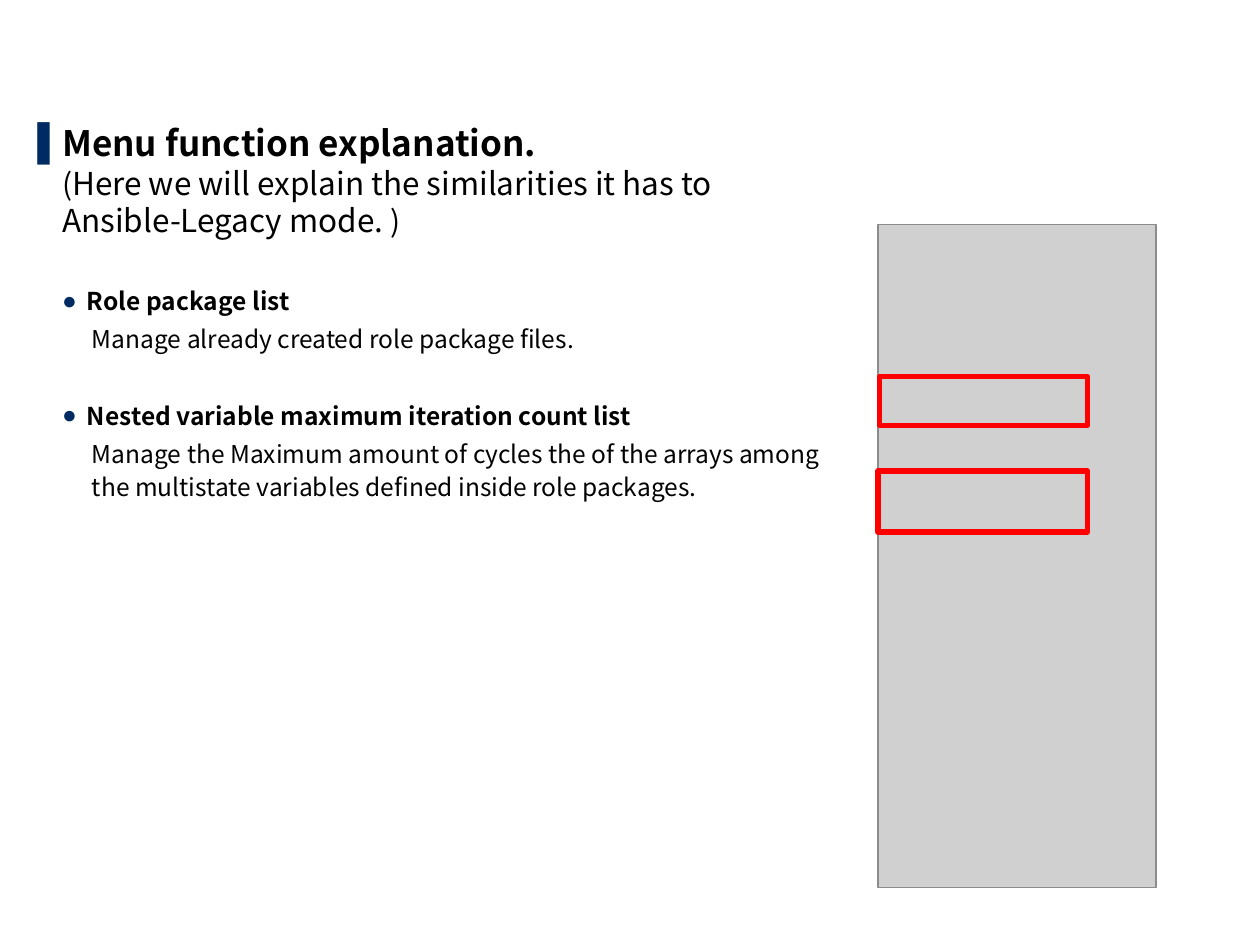
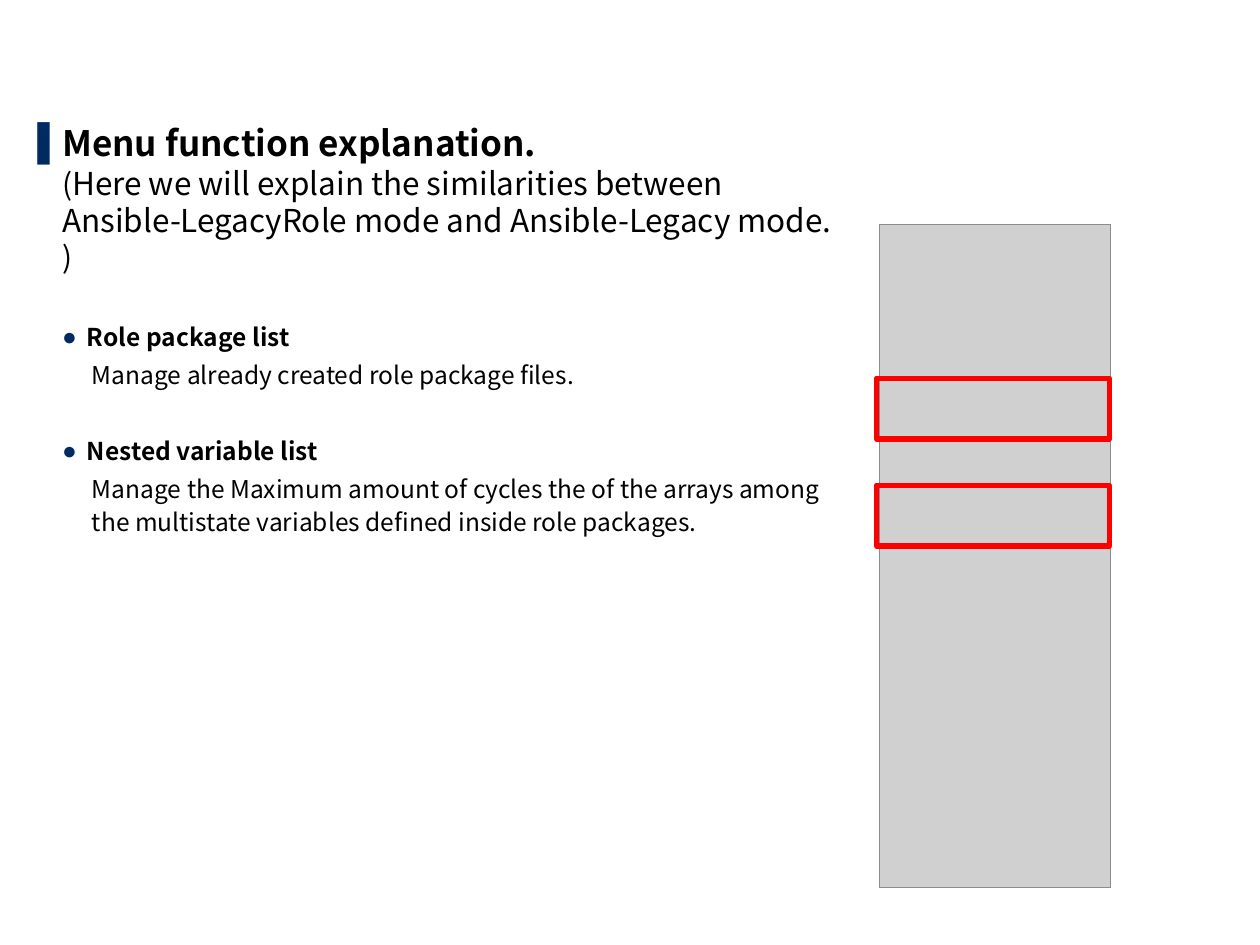
Before and after one commit to exastro-suite/it-automation-docs, a slide deck: slide 17 of asset/Learn/ITA-Ansible-Driver_en.pptx. Drawn at 1260x945 pixels with LibreOffice and Linux fonts; fonts in the diff are those of the drawing; grey boxes stand for pictures; background and template pictures are left out. Boxes give left, top, right and bottom in pixels: in the first picture for what was removed or moved away, otherwise in the second. Text is boxed around its words. In the diff, an @@ line names an element or a change of style, - is before the commit and + after.

```diff
--- a/asset/Learn/ITA-Ansible-Driver_en.pptx
+++ b/asset/Learn/ITA-Ansible-Driver_en.pptx
@@ text at box(62, 127, 831, 240): text changed @@
-▌ Menu function explanation.
-  (Here we will explain the similarities it has to Ansible-Legacy mode. )
+▌ Menu function explanation.
+  (Here we will explain the similarities between Ansible-LegacyRole mode and Ansible-Legacy mode. )
@@ picture: place and size @@
-picture at box(878, 224, 1157, 887)
+picture at box(879, 224, 1110, 887)
@@ rectangle: place and size @@
-rectangle at box(879, 377, 1087, 426)
+rectangle at box(877, 378, 1110, 438)
@@ text at box(87, 440, 318, 461): text changed @@
-  ● Nested variable maximum iteration count list
+  ● Nested variable list
@@ rectangle: place and size @@
-rectangle at box(878, 471, 1087, 532)
+rectangle at box(877, 485, 1110, 546)
```
Also in this commit, not shown: 7 other slides changed, 7 other files.
